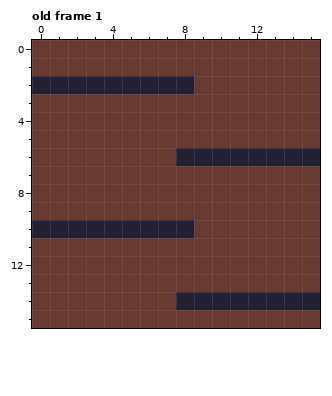
Edited in one commit: pixel-art file (art/hardwood_floor.aseprite). The first picture shows the starting point.
16x16 pixels, 1 frame. Shown: old frame 1. The commit also changed other frames, which this record leaves out.
And afterwards:
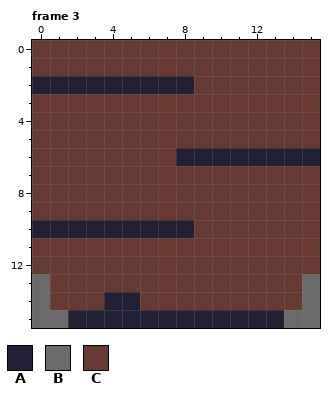
Palette (. is transparent): A #222034  B #696a6a  C #663931
A new or re-ordered frame is compared with the old frame closest to it.
From old to new:
frames 1 -> 3
Frame 3 is new; against old frame 1:
y 13: x 0 C -> B; x 15 C -> B
y 14: x 0 C -> B; x 4..5 CC -> AA; x 8..15 AAAAAAAA -> CCCCCCCB
y 15: x 0..15 CCCCCCCCCCCCCCCC -> BBAAAAAAAAAAAABB
Changed places in both pictures, as pixel boxes (x1, y1, x2, y2):
changed: (32, 274, 320, 328)
